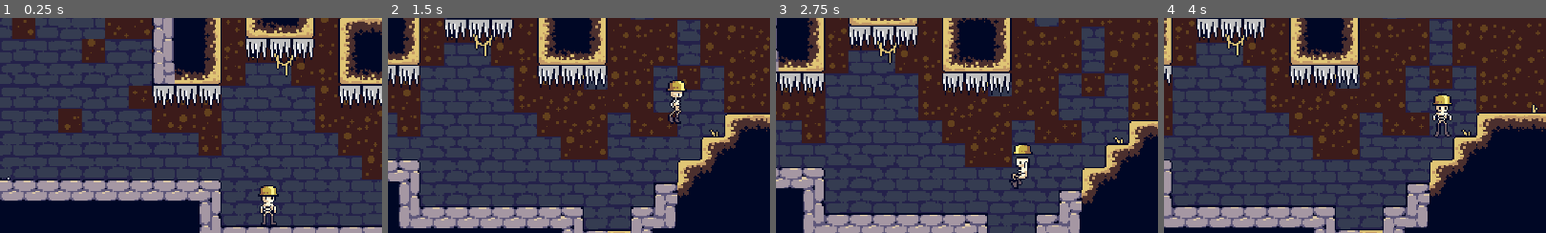
Above: before the commit, frames 1-4 (left to right).
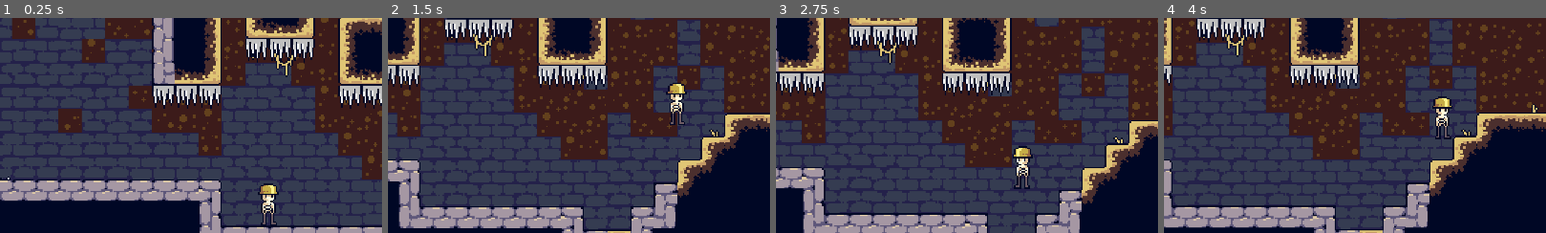
Above: after the commit, the same moments.

Repository: Lukko-Digital/You-Made-The-Dungeon
Game: Godot game, scene res://scenes/main.tscn
Two runs of this game, one before a commit and one after it. Both use one fixed random seed, a clock stepped at 60 frames per second and the inputs below.
Inputs:
- Up to frame 1 (0.25 s): no input
- Up to frame 2 (1.5 s): hold D (right) from 0.53 s (still down); tap Space (jump) at 0.6, 0.77, 1.07, 1.35 s
- Up to frame 3 (2.75 s): tap Space (jump) at 1.52, 1.82, 2.1 s; release D (right) at 2.03 s; hold A (left) from 2.03 s (still down)
- Up to frame 4 (4 s): release A (left) at 2.78 s; hold D (right) from 2.78 s (still down); tap Space (jump) at 2.85, 3.02, 3.32, 3.6, 3.77 s
The pictures show only the part of the screen within x 15-65%, y 24-74%; the shares and areas given below are measured in that part.

The runs differ from the first frame. In frame 1, 0.4% of the frame differs, in the area x 67-73%, y 76-92%; in frame 2, 0.6%; in frame 3, 0.7%, in the area x 61-68%, y 58-80%; in frame 4, 0.6%.

Commit message:
jumping off darts and dart animations

Diff:
--- a/scenes/player.tscn
+++ b/scenes/player.tscn
@@ -132,6 +132,36 @@
 "transitions": PackedFloat32Array(1, 1, 1, 1, 1, 1),
 "update": 1,
 "values": [13, 14, 15, 16, 11, 12]
+}
+
+[sub_resource type="Animation" id="Animation_sl1op"]
+resource_name = "shot_in_body"
+tracks/0/type = "value"
+tracks/0/imported = false
+tracks/0/enabled = true
+tracks/0/path = NodePath("Sprite2D:frame")
+tracks/0/interp = 1
+tracks/0/loop_wrap = true
+tracks/0/keys = {
+"times": PackedFloat32Array(0),
+"transitions": PackedFloat32Array(1),
+"update": 1,
+"values": [21]
+}
+
+[sub_resource type="Animation" id="Animation_5r07o"]
+resource_name = "shot_in_head"
+tracks/0/type = "value"
+tracks/0/imported = false
+tracks/0/enabled = true
+tracks/0/path = NodePath("Sprite2D:frame")
+tracks/0/interp = 1
+tracks/0/loop_wrap = true
+tracks/0/keys = {
+"times": PackedFloat32Array(0),
+"transitions": PackedFloat32Array(1),
+"update": 1,
+"values": [20]
 }
 
 [sub_resource type="Animation" id="Animation_txmih"]
@@ -159,6 +189,8 @@
 "land": SubResource("Animation_ovl42"),
 "land_side": SubResource("Animation_n0gy3"),
 "run": SubResource("Animation_g7wdr"),
+"shot_in_body": SubResource("Animation_sl1op"),
+"shot_in_head": SubResource("Animation_5r07o"),
 "wallslide": SubResource("Animation_txmih")
 }
 
@@ -228,22 +260,57 @@
 advance_mode = 2
 advance_condition = &"airborne"
 
-[sub_resource type="AnimationNodeStateMachineTransition" id="AnimationNodeStateMachineTransition_i66yu"]
-advance_mode = 2
-
-[sub_resource type="AnimationNodeStateMachine" id="AnimationNodeStateMachine_fqh2p"]
-states/End/position = Vector2(564.222, -61.3333)
-states/Start/position = Vector2(563.333, 120.043)
+[sub_resource type="AnimationNodeStateMachine" id="AnimationNodeStateMachine_ysrtu"]
+states/End/position = Vector2(652, -17)
 states/airborne/node = SubResource("AnimationNodeBlendSpace2D_vps1p")
-states/airborne/position = Vector2(972.951, -62)
+states/airborne/position = Vector2(972.593, -66)
 states/grounded/node = SubResource("AnimationNodeBlendSpace1D_jl7qi")
 states/grounded/position = Vector2(762, 119.745)
 states/land/node = SubResource("AnimationNodeBlendSpace1D_j52do")
 states/land/position = Vector2(972.593, 121.037)
-transitions = ["land", "airborne", SubResource("AnimationNod …(229 unchanged characters)… mationNodeStateMachineTransition_w5f0o"), "Start", "grounded", SubResource("AnimationNodeStateMachineTransition_i66yu")]
-graph_offset = Vector2(124, -158)
+transitions = ["land", "airborne", SubResource("AnimationNod …(229 unchanged characters)… mationNodeStateMachineTransition_w5f0o")]
+graph_offset = Vector2(365, -121)
+
+[sub_resource type="AnimationNodeAnimation" id="AnimationNodeAnimation_np752"]
+animation = &"shot_in_body"
+
+[sub_resource type="AnimationNodeAnimation" id="AnimationNodeAnimation_mjcx1"]
+animation = &"shot_in_head"
+
+[sub_resource type="AnimationNodeStateMachineTransition" id="AnimationNodeStateMachineTransition_u4ykd"]
+advance_mode = 2
+
+[sub_resource type="AnimationNodeStateMachineTransition" id="AnimationNodeStateMachineTransition_kna27"]
+advance_mode = 2
+advance_condition = &"shot_body"
+
+[sub_resource type="AnimationNodeStateMachineTransition" id="AnimationNodeStateMachineTransition_6x45d"]
+advance_mode = 2
+advance_condition = &"shot_head"
+
+[sub_resource type="AnimationNodeStateMachineTransition" id="AnimationNodeStateMachineTransition_dv7x4"]
+advance_mode = 2
+advance_condition = &"not_shot"
+
+[sub_resource type="AnimationNodeStateMachineTransition" id="AnimationNodeStateMachineTransition_hmjxj"]
+advance_mode = 2
+advance_condition = &"not_shot"
+
+[sub_resource type="AnimationNodeStateMachine" id="AnimationNodeStateMachine_fqh2p"]
+states/End/position = Vector2(465.222, -76.3333)
+states/Start/position = Vector2(614.333, 40.043)
+states/default/node = SubResource("AnimationNodeStateMachine_ysrtu")
+states/default/position = Vector2(806.395, 85.2607)
+states/shot_in_body/node = SubResource("AnimationNodeAnimation_np752")
+states/shot_in_body/position = Vector2(938, -56)
+states/shot_in_head/node = SubResource("AnimationNodeAnimation_mjcx1")
+states/shot_in_head/position = Vector2(1113, 60)
+transitions = ["Start", "default/grounded", SubResource("AnimationNodeStateMachineTransition_u4ykd"), "default", "shot_in_body", SubResource("AnimationNodeStateMachineTransition_kna27"), "default", "shot_in_head", SubResource("AnimationNodeStateMachineTransition_6x45d"), "shot_in_body", "default/grounded", SubResource("AnimationNodeStateMachineTransition_dv7x4"), "shot_in_head", "default/grounded", SubResource("AnimationNodeStateMachineTransition_hmjxj")]
+graph_offset = Vector2(250, -127)
 
 [sub_resource type="AnimationNodeStateMachinePlayback" id="AnimationNodeStateMachinePlayback_8mnhr"]
+
+[sub_resource type="AnimationNodeStateMachinePlayback" id="AnimationNodeStateMachinePlayback_k1wgq"]
 
 [sub_resource type="RectangleShape2D" id="RectangleShape2D_6l6e3"]
 size = Vector2(14, 27)
@@ -263,7 +330,6 @@
 [node name="Sprite2D" type="Sprite2D" parent="."]
 texture = ExtResource("2_7olcr")
 hframes = 22
-frame = 1
 
 [node name="AnimationPlayer" type="AnimationPlayer" parent="."]
 libraries = {
@@ -275,11 +341,16 @@
 anim_player = NodePath("../AnimationPlayer")
 active = true
 parameters/playback = SubResource("AnimationNodeStateMachinePlayback_8mnhr")
-parameters/conditions/airborne = false
-parameters/conditions/grounded = false
-parameters/airborne/blend_position = Vector2(-0.557285, 0.301397)
-parameters/grounded/blend_position = 0
-parameters/land/blend_position = 0
+parameters/conditions/not_shot = false
+parameters/conditions/shot_body = false
+parameters/conditions/shot_head = false
+parameters/default/playback = SubResource("AnimationNodeStateMachinePlayback_k1wgq")
+parameters/default/conditions/airborne = false
+parameters/default/conditions/grounded = false
+parameters/default/conditions/not_shot = false
+parameters/default/airborne/blend_position = Vector2(0, 0)
+parameters/default/grounded/blend_position = 0
+parameters/default/land/blend_position = 0
 
 [node name="CollisionShape2D" type="CollisionShape2D" parent="."]
 position = Vector2(0, 2.5)
--- a/scripts/player.gd
+++ b/scripts/player.gd
@@ -23,6 +23,8 @@
 var gravity: float = ProjectSettings.get_setting("physics/2d/default_gravity") * 0.75
 var gravity_coeff: float = 1.0
 var climbing: bool = false
+var on_dart: bool = false
+var jumping_off_dart: bool = false
 
 
 func _physics_process(delta: float) -> void:
@@ -80,6 +82,10 @@
 	if (is_on_floor() or last_grounded <= COYOTE_TIME_SECS) and last_jump_input <= COYOTE_TIME_SECS and not is_jumping:
 		velocity.y = -JUMP_SPEED
 		is_jumping = true
+	elif on_dart and last_jump_input <= COYOTE_TIME_SECS:
+		velocity.y = -JUMP_SPEED
+		is_jumping = true
+		jumping_off_dart = true
 	else:
 		gravity_coeff = 1.0
 
@@ -90,22 +96,22 @@
 	# Determine input direction
 	var direction = Input.get_action_strength("right") - Input.get_action_strength("left")
 
-	# Scale character horizontally to make them face the direction of input at all times
-	if direction != 0:
-		sprite_2d["scale"] = Vector2(sign(direction), 1)
+	# Scale character horizontally to make them face the direction of velocity at all times
+	if velocity.x != 0:
+		sprite_2d["scale"] = Vector2(sign(velocity.x), 1)
 
 	# Jumping Case
 	if not is_on_floor():
-		animation_tree["parameters/conditions/grounded"] = false
-		animation_tree["parameters/conditions/airborne"] = true
-		animation_tree["parameters/land/blend_position"] = ((abs(direction)-.5)*2)
-		animation_tree["parameters/airborne/blend_position"] = Vector2((((abs(velocity.x)/RUN_SPEED)-.5)*2), sign(velocity.y)) # Expression for the first number in this vector 2 turns our x velocity into a number where -1 represents not moving, while 1 represents full speed.
+		animation_tree["parameters/default/conditions/grounded"] = false
+		animation_tree["parameters/default/conditions/airborne"] = true
+		animation_tree["parameters/default/land/blend_position"] = ((abs(direction)-.5)*2)
+		animation_tree["parameters/default/airborne/blend_position"] = Vector2((((abs(velocity.x)/RUN_SPEED)-.5)*2), sign(velocity.y)) # Expression for the first number in this vector 2 turns our x velocity into a number where -1 represents not moving, while 1 represents full speed.
 		return # Grounded case is not executed
 
 	# Grounded Case
-	animation_tree["parameters/grounded/blend_position"] = (((abs(velocity.x)/RUN_SPEED)-.5)*2)
-	animation_tree["parameters/conditions/grounded"] = true
-	animation_tree["parameters/conditions/airborne"] = false
+	animation_tree["parameters/default/grounded/blend_position"] = (((abs(velocity.x)/RUN_SPEED)-.5)*2)
+	animation_tree["parameters/default/conditions/grounded"] = true
+	animation_tree["parameters/default/conditions/airborne"] = false
 
 func handle_spikes(body):
 	if body.name == "Spikes":
@@ -115,6 +121,12 @@
 		if abs(spike_animation.current_animation_position - 2.01) < 0.1:
 			velocity.y = -JUMP_SPEED * 2
 
+func off_dart(body):
+	animation_tree["parameters/conditions/shot_head"] = false
+	animation_tree["parameters/conditions/shot_body"] = false
+	animation_tree["parameters/conditions/not_shot"] = true
+	body.queue_free()
+
 func handle_trap_collisions():
 	for body in LegsCollider.get_overlapping_bodies():
 		handle_spikes(body)
@@ -122,23 +134,32 @@
 	for body in ChestCollider.get_overlapping_bodies():
 		handle_spikes(body)
 		if body.is_in_group("Darts"):
-			if not is_on_wall():
-				print("chest")
+			if not is_on_wall() and not jumping_off_dart:
+				animation_tree["parameters/conditions/shot_body"] = true
+				animation_tree["parameters/conditions/not_shot"] = false
 				velocity = body.linear_velocity
 				global_position.y = body.global_position.y - 1
 				body.visible = false
+				on_dart = true
 			else:
-				body.queue_free()
+				off_dart(body)
+				on_dart = false
+				jumping_off_dart = false
 
 	for body in HeadCollider.get_overlapping_bodies():
 		handle_spikes(body)
 		if body.is_in_group("Darts"):
-			if not is_on_wall():
+			if not is_on_wall() and not jumping_off_dart:
+				animation_tree["parameters/conditions/shot_head"] = true
+				animation_tree["parameters/conditions/not_shot"] = false
 				velocity = body.linear_velocity
 				global_position.y = body.global_position.y - 1
 				body.visible = false
+				on_dart = true
 			else:
-				body.queue_free()
+				off_dart(body)
+				on_dart = false
+				jumping_off_dart = false
 
 func _on_area_2d_body_exited(body):
 	if body.name == "Spikes":
Not shown: 1 places in scenes/player.tscn that only renumber resources
Not shown, changed: .gitignore
